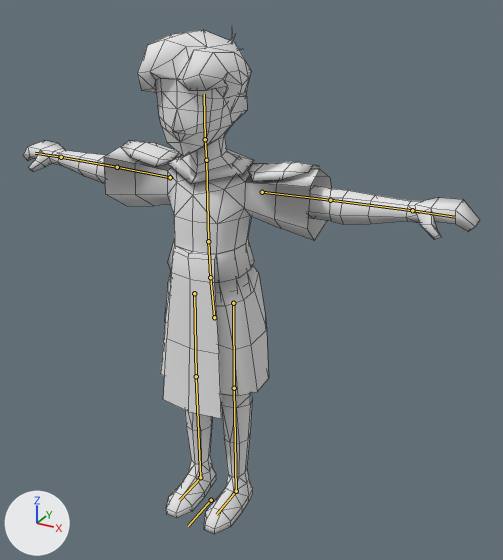
Renders of the Blender file assets/c1/char_anims_1.blend from each side of a commit.
The view is the same before and after, from a 50 mm lens placed at (2.21, -3.4, 3.53), pointed at (0.25, 0.16, 1.75). Lighting does not change. The marker at lower left points along +X, +Y and +Z. The bones that bend it are drawn over the model as lines. Mesh edges are drawn as thin lines.

In view in the first picture: 'face.001', 'face.002', 'hair', 'kilt', 'limbs', 'shirt', 'shoes'.
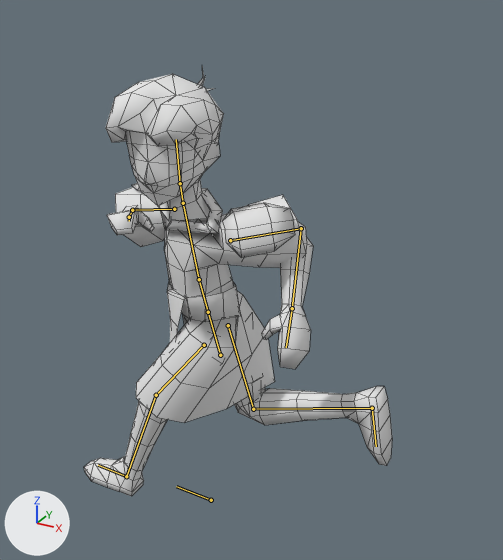
The newer file adds an action. The first version stands in its rest pose; the second is drawn at frame 0 of the action 'RunRight'.

Where the change shows, as pixel boxes [x1, y1, x2, y2] in the pictures (503 x 560 px):
'limbs', posed (47% narrower, 14% shorter)
    before: [23, 94, 480, 477]
    after: [107, 141, 347, 471]
'shirt', posed
    before: [104, 140, 332, 254]
    after: [115, 183, 306, 382]
'kilt', posed
    before: [161, 238, 269, 419]
    after: [136, 282, 275, 423]
'hair', posed
    before: [137, 30, 252, 126]
    after: [106, 66, 224, 160]
'shoes', posed (251% wider, 41% taller)
    before: [166, 456, 253, 534]
    after: [84, 386, 392, 496]
'face.002', posed
    before: [156, 78, 224, 133]
    after: [126, 131, 195, 185]
bone 'master', root to tip
    before: (211, 500) to (188, 526)
    after: (211, 500) to (176, 486)
bone 'pelvis', root to tip
    before: (214, 317) to (210, 277)
    after: (220, 355) to (208, 312)
bone 'spine_1', root to tip
    before: (210, 277) to (208, 241)
    after: (208, 312) to (199, 279)
bone 'spine_2', root to tip
    before: (208, 241) to (206, 160)
    after: (199, 279) to (183, 203)
bone 'neck', root to tip
    before: (206, 160) to (205, 139)
    after: (183, 203) to (180, 183)
bone 'head', root to tip
    before: (205, 139) to (204, 94)
    after: (180, 183) to (176, 139)
bone 'upper_arm_l', root to tip
    before: (262, 192) to (330, 200)
    after: (230, 240) to (301, 228)
bone 'upper_arm_r', root to tip
    before: (170, 177) to (117, 167)
    after: (174, 209) to (132, 210)

The change, as a diff of the scene's bpy script:
```diff
--- a/assets/c1/char_anims_1.blend.py
+++ b/assets/c1/char_anims_1.blend.py
@@ bone_master @@
 bone_master = bpy.data.objects['skeleton'].pose.bones['master']
-bone_master.rotation_quaternion = (1.0, 0.0, 0.0, 0.0)  # degrees (0, 0, 0)
+bone_master.rotation_quaternion = (0.707, 0.0, 0.0, 0.707)  # degrees (0, 0, 90)
@@ bone_leg_ik_l @@
 bone_leg_ik_l = bpy.data.objects['skeleton'].pose.bones['leg_ik_l']  # child of 'master'
-bone_leg_ik_l.location = (0.0, 0.0, 0.0)
+bone_leg_ik_l.location = (0.0, -0.75, 0.0)
@@ bone_arm_ik_l @@
 bone_arm_ik_l = bpy.data.objects['skeleton'].pose.bones['arm_ik_l']  # child of 'master'
-bone_arm_ik_l.location = (0.0, 0.0, 0.0)
-bone_arm_ik_l.rotation_quaternion = (1.0, 0.0, 0.0, 0.0)  # degrees (0, 0, 0)
+bone_arm_ik_l.location = (-1.131, 0.523, -0.608)
+bone_arm_ik_l.rotation_quaternion = (0.887, -0.005, 0.017, 0.462)  # degrees (0, 2, 55)
@@ bone_elbow_l @@
 bone_elbow_l = bpy.data.objects['skeleton'].pose.bones['elbow_l']  # child of 'master'
-bone_elbow_l.location = (0.0, 0.0, 0.0)
-bone_elbow_l.rotation_quaternion = (1.0, 0.0, 0.0, 0.0)  # degrees (0, 0, 0)
+bone_elbow_l.location = (-0.105, -0.005, -0.403)
+bone_elbow_l.rotation_quaternion = (0.887, -0.005, 0.462, -0.017)  # degrees (-2, 55, -3)
@@ bone_leg_ik_r @@
 bone_leg_ik_r = bpy.data.objects['skeleton'].pose.bones['leg_ik_r']  # child of 'master'
-bone_leg_ik_r.location = (0.0, 0.0, 0.0)
-bone_leg_ik_r.rotation_quaternion = (1.0, 0.0, 0.0, 0.0)  # degrees (0, 0, 0)
+bone_leg_ik_r.location = (0.0, 1.0, 1.0)
+bone_leg_ik_r.rotation_quaternion = (0.643, 0.766, 0.0, 0.0)  # degrees (100, 0, 0)
@@ bone_arm_ik_r @@
 bone_arm_ik_r = bpy.data.objects['skeleton'].pose.bones['arm_ik_r']  # child of 'master'
-bone_arm_ik_r.location = (0.0, 0.0, 0.0)
-bone_arm_ik_r.rotation_quaternion = (1.0, 0.0, 0.0, 0.0)  # degrees (0, 0, 0)
+bone_arm_ik_r.location = (1.379, -0.598, -0.228)
+bone_arm_ik_r.rotation_quaternion = (0.887, -0.005, 0.017, 0.462)  # degrees (0, 2, 55)
@@ bone_elbow_r @@
 bone_elbow_r = bpy.data.objects['skeleton'].pose.bones['elbow_r']  # child of 'master'
-bone_elbow_r.location = (0.0, 0.0, 0.0)
-bone_elbow_r.rotation_quaternion = (1.0, 0.0, 0.0, 0.0)  # degrees (0, 0, 0)
+bone_elbow_r.location = (1.43, -0.005, -0.411)
+bone_elbow_r.rotation_quaternion = (0.887, -0.005, 0.462, -0.017)  # degrees (-2, 55, -3)
@@ bone_pelvis @@
 bone_pelvis = bpy.data.objects['skeleton'].pose.bones['pelvis']  # child of 'master'
-bone_pelvis.location = (0.0, 0.0, 0.0)
-bone_pelvis.rotation_quaternion = (1.0, 0.0, 0.0, 0.0)  # degrees (0, 0, 0)
+bone_pelvis.location = (0.0, -0.199, 0.024)
+bone_pelvis.rotation_quaternion = (0.996, 0.087, 0.0, 0.0)  # degrees (10, 0, 0)
@@ bone_spine_1 @@
 bone_spine_1 = bpy.data.objects['skeleton'].pose.bones['spine_1']  # child of 'pelvis'
-bone_spine_1.location = (0.0, 0.0, 0.0)
-bone_spine_1.rotation_quaternion = (1.0, 0.0, 0.0, 0.0)  # degrees (0, 0, 0)
+bone_spine_1.location = (-0.085, 0.012, 0.03)
+bone_spine_1.rotation_quaternion = (0.887, -0.005, 0.446, -0.121)  # degrees (-11, 52, -21)
@@ bone_spine_2 @@
 bone_spine_2 = bpy.data.objects['skeleton'].pose.bones['spine_2']  # child of 'spine_1'
-bone_spine_2.rotation_quaternion = (1.0, 0.0, 0.0, 0.0)  # degrees (0, 0, 0)
+bone_spine_2.rotation_quaternion = (1.0, -0.003, 0.003, 0.017)  # degrees (0, 0, 2)
@@ bone_neck @@
 bone_neck = bpy.data.objects['skeleton'].pose.bones['neck']  # child of 'spine_2'
-bone_neck.location = (0.0, 0.0, 0.0)
-bone_neck.rotation_quaternion = (1.0, 0.0, 0.0, 0.0)  # degrees (0, 0, 0)
+bone_neck.location = (0.086, -0.014, -0.054)
+bone_neck.rotation_quaternion = (0.939, -0.041, 0.334, -0.074)  # degrees (-9, 38, -12)
@@ bone_head @@
 bone_head = bpy.data.objects['skeleton'].pose.bones['head']  # child of 'neck'
-bone_head.rotation_quaternion = (1.0, 0.0, 0.0, 0.0)  # degrees (0, 0, 0)
+bone_head.rotation_quaternion = (0.999, 0.002, -0.043, 0.004)  # degrees (0, -5, 0)
@@ bone_upper_arm_l @@
 bone_upper_arm_l = bpy.data.objects['skeleton'].pose.bones['upper_arm_l']  # child of 'pelvis'
-bone_upper_arm_l.location = (0.0, 0.0, 0.0)
-bone_upper_arm_l.rotation_quaternion = (1.0, 0.0, 0.0, 0.0)  # degrees (0, 0, 0)
+bone_upper_arm_l.location = (0.299, -0.154, 0.087)
+bone_upper_arm_l.rotation_quaternion = (0.924, 0.113, 0.014, -0.365)  # degrees (12, 6, -43)
@@ bone_upper_arm_r @@
 bone_upper_arm_r = bpy.data.objects['skeleton'].pose.bones['upper_arm_r']  # child of 'pelvis'
-bone_upper_arm_r.location = (0.0, 0.0, 0.0)
-bone_upper_arm_r.rotation_quaternion = (1.0, 0.0, 0.0, 0.0)  # degrees (0, 0, 0)
+bone_upper_arm_r.location = (0.283, -0.181, -0.095)
+bone_upper_arm_r.rotation_quaternion = (0.924, -0.113, 0.014, -0.365)  # degrees (-13, -3, -43)
```
